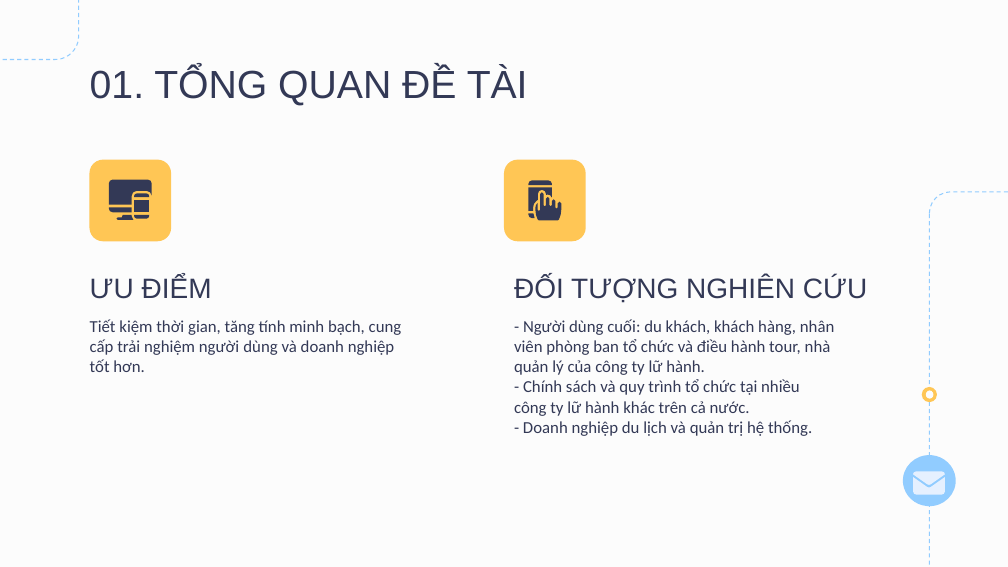
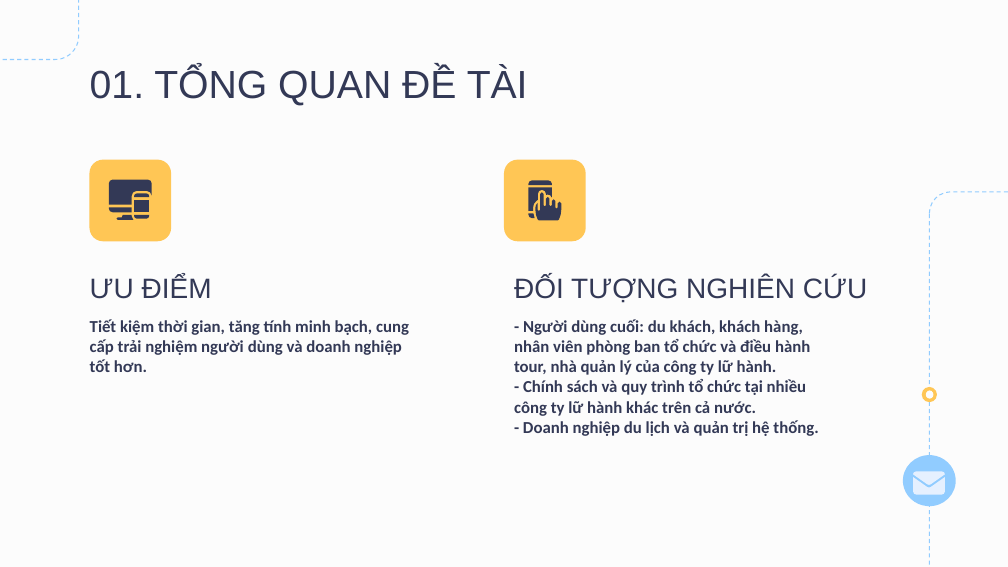
Before and after one commit to thuannc01/tour-management-system, a slide deck: slide 6 of 05_Report/Report/NguyenCongThuan_SLIDE.pptx. Drawn at 1008x567 pixels with LibreOffice and Linux fonts; fonts in the diff are those of the drawing. Boxes give left, top, right and bottom in pixels: in the first picture for what was removed or moved away, otherwise in the second. Text is boxed around its words. In the diff, an @@ line names an element or a change of style, - is before the commit and + after.

```diff
--- a/05_Report/Report/NguyenCongThuan_SLIDE.pptx
+++ b/05_Report/Report/NguyenCongThuan_SLIDE.pptx
@@ subtitle "Tiết kiệm thời gian, tăng ..." at (90,319,409,372): bold on @@
@@ subtitle "- Người dùng cuối: du ..." at (514,319,818,436): bold on @@
```
Also in this commit, not shown: 5 other slides changed, 8 other files.
